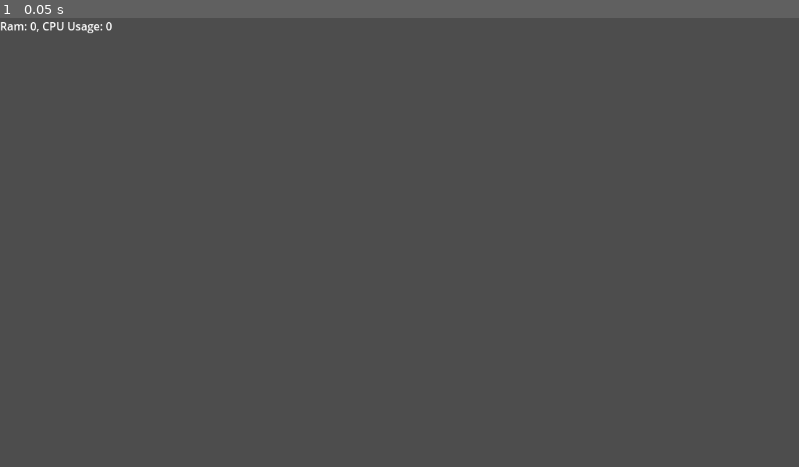
Above: before the commit, frame 1.
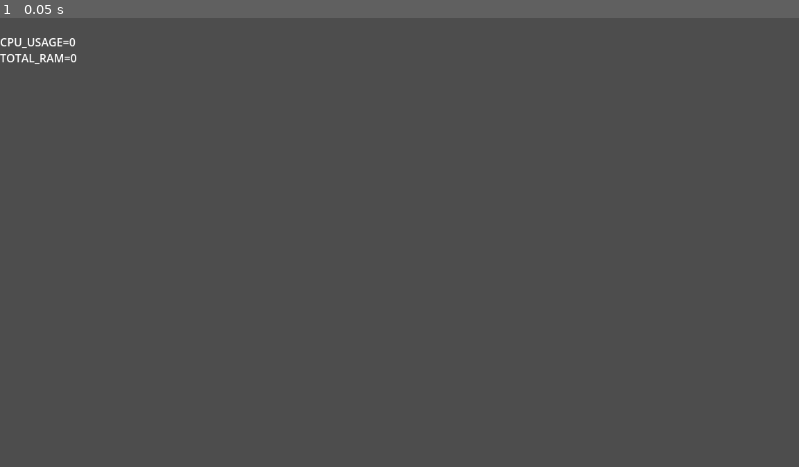
Above: after the commit, the same moment.

Repository: francoislg/broken-roguelike
Game: Godot game, scene res://Scene.tscn
Two runs of this game, one before a commit and one after it. Both use one fixed random seed, a clock stepped at 60 frames per second and the inputs below.
Inputs:
- Up to frame 1 (0.05 s): no input

The runs differ from the first frame. In frame 1, 0.3% of the frame differs, in the area x 0-15%, y 0-11%.
Error before the commit: Invalid access of index '2' on a base object of type: 'PackedStringArray'. (res://DebugGameVariables.gd:57)
Error after the commit: Invalid access of index '2' on a base object of type: 'PackedStringArray'. (res://GlobalState.gd:59)

Commit message:
Put all timers in GlobalState
+ Output all of GlobalState in debug

Diff:
--- a/DebugGameVariables.gd
+++ b/DebugGameVariables.gd
@@ -1,6 +1,9 @@
 extends RichTextLabel
 
 var state = GlobalState.state
+var States = GlobalState.States
+
+var allStates = States.keys()
 
 # Called when the node enters the scene tree for the first time.
 func _ready():
@@ -11,10 +14,6 @@
 	var a = DisplayServer.screen_get_refresh_rate()
 	#var rendering = FileAccess.open("a", FileAccess.READ).get_length()
 
-	var output = [];
-	var t = Thread.new()
-	t.start(threadedUpdate)
-
 	text = "Loaded"
 
 	pass # Replace with function body.
@@ -22,36 +21,10 @@
 
 # Called every frame. 'delta' is the elapsed time since the previous frame.
 func _process(delta):
-	text = "Ram: %s, CPU Usage: %s" % [state.TOTAL_RAM, state.CPU_USAGE]
+	text = allStates.map(func (key):
+		return "%s=%s" % [key, state[States[key]]]
+	).reduce(func (acc, value):
+		return "%s\n%s" % [acc, value]
+	, "")
 
 	pass
-
-
-func threadedUpdate():
-	updateTotalRam()
-	poll()
-	var timer = Timer.new()
-	add_child(timer)
-	timer.wait_time = 5
-	timer.connect('timeout', poll);
-	timer.start()
-
-func poll():
-	updateCpuUsage()
-
-func updateCpuUsage():
-	var result = wmicCall("cpu get loadpercentage")
-	if result:
-		state.CPU_USAGE = result
-
-func updateTotalRam():
-	var ramInBytes = wmicCall("computersystem get totalphysicalmemory")
-	if ramInBytes:
-		state.TOTAL_RAM = float(ramInBytes) / 1024 / 1024 / 1024
-
-# Could probably use one wmic call with "/value" to retrieve every PC information at once
-
-func wmicCall(args: String):
-	var output = []
-	OS.execute("wmic", args.split(" "), output)
-	return output[0].split(" ")[2].rstrip('\r\n').lstrip('\r\n')
--- a/GlobalState.gd
+++ b/GlobalState.gd
@@ -1,15 +1,59 @@
 extends Node
 
+enum States {
+   CPU_USAGE,
+   TOTAL_RAM
+};
+
 var state = {
-	"CPU_USAGE": 0,
-	"TOTAL_RAM": 0
+	States.CPU_USAGE: 0,
+	States.TOTAL_RAM: 0
 }
 
 # Called when the node enters the scene tree for the first time.
 func _ready():
-	pass # Replace with function body.
+	var t = Thread.new()
+	t.start(threadedUpdate)
 
+func threadedUpdate():
+	oneShotUpdates()
+	slowUpdates()
+	fastUpdates()
 
-# Called every frame. 'delta' is the elapsed time since the previous frame.
-func _process(delta):
-	pass
+	var fastTimer = Timer.new()
+	add_child(fastTimer)
+	fastTimer.wait_time = 5
+	fastTimer.connect('timeout', fastUpdates);
+	fastTimer.start()
+
+	var slowTimer = Timer.new()
+	add_child(slowTimer)
+	slowTimer.wait_time = 10
+	slowTimer.connect('timeout', slowUpdates);
+	slowTimer.start()
+
+func oneShotUpdates():
+	updateTotalRam()
+
+func slowUpdates():
+	return
+
+func fastUpdates():
+	updateCpuUsage()
+
+func updateCpuUsage():
+	var result = wmicCall("cpu get loadpercentage")
+	if result:
+		state[States.CPU_USAGE] = result
+
+func updateTotalRam():
+	var ramInBytes = wmicCall("computersystem get totalphysicalmemory")
+	if ramInBytes:
+		state[States.TOTAL_RAM] = float(ramInBytes) / 1024 / 1024 / 1024
+
+# Could probably use one wmic call with "/value" to retrieve every PC information at once
+
+func wmicCall(args: String):
+	var output = []
+	OS.execute("wmic", args.split(" "), output)
+	return output[0].split(" ")[2].rstrip('\r\n').lstrip('\r\n')
